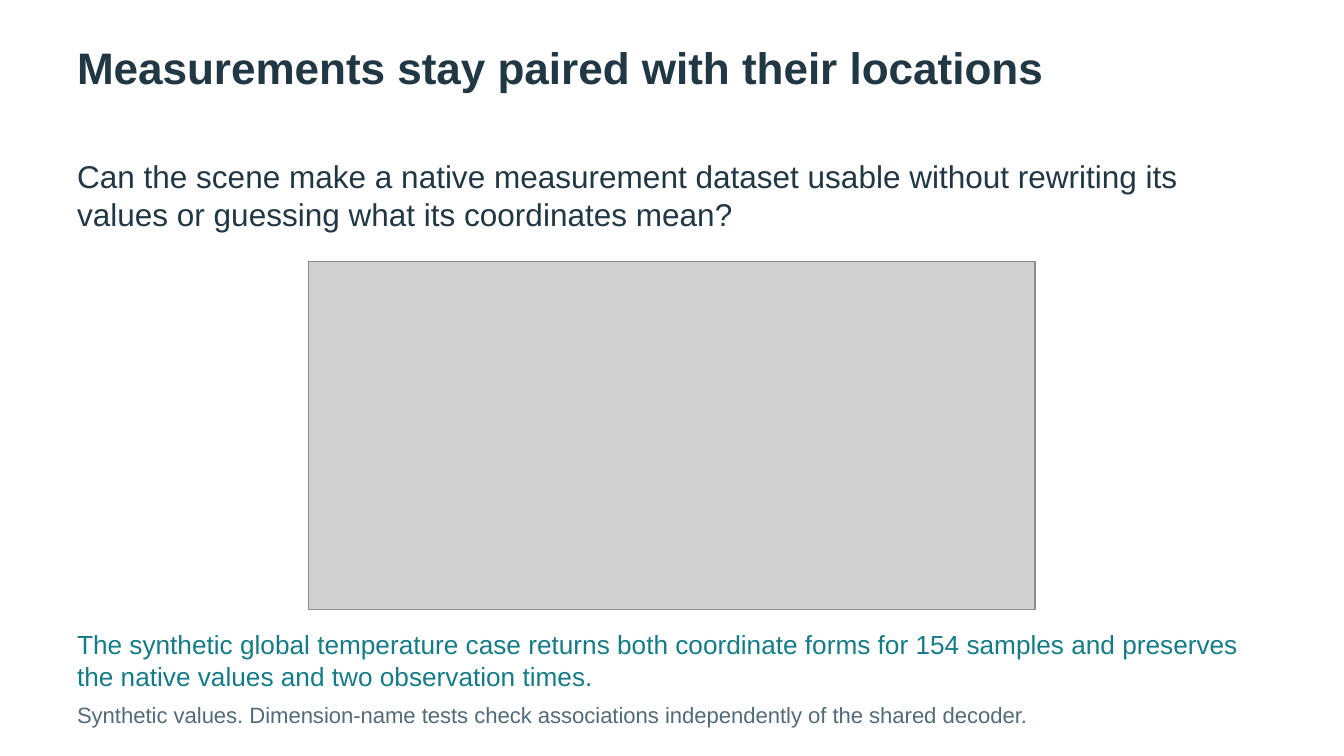
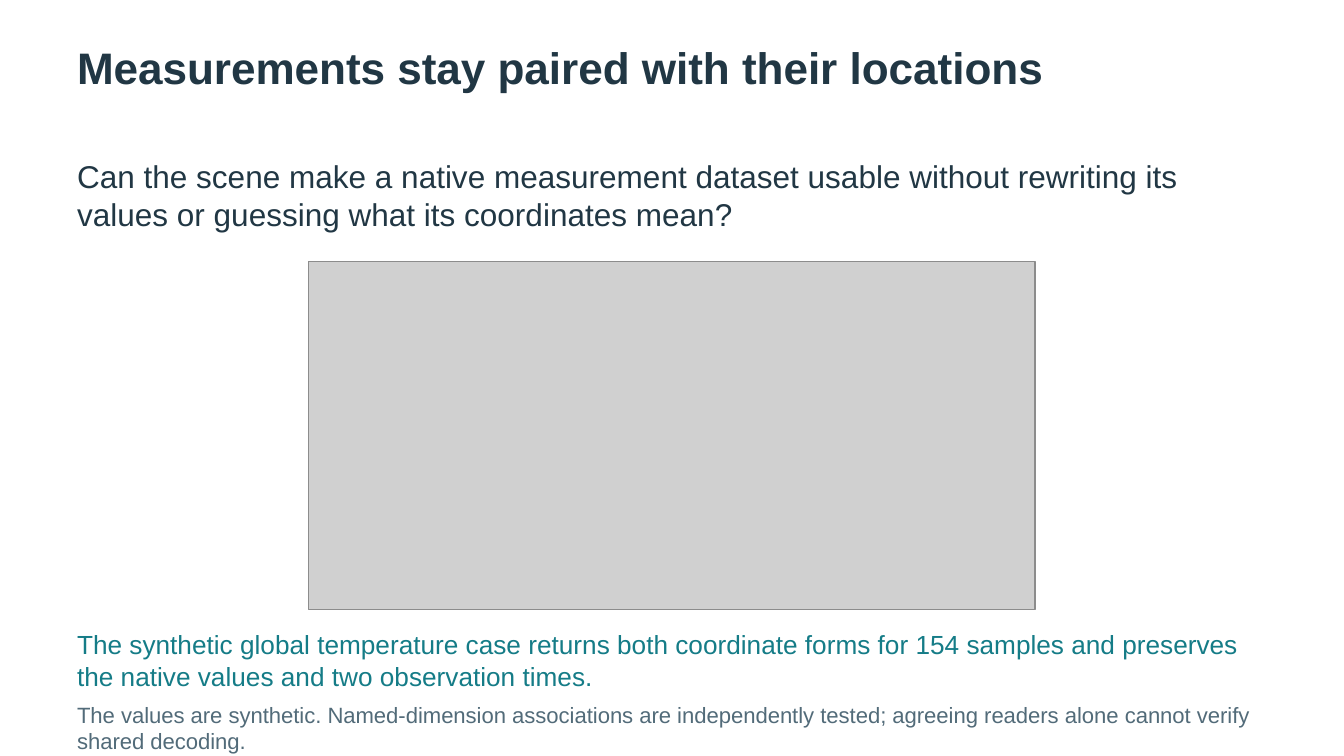
Before and after one commit to asluk/OpenUSD, a slide deck: slide 7 of extras/usd/examples/usdGeospatialBuild/delivery/geospatial-build.pptx. Drawn at 1344x756 pixels with LibreOffice and Linux fonts; fonts in the diff are those of the drawing; grey boxes stand for pictures. Boxes give left, top, right and bottom in pixels: in the first picture for what was removed or moved away, otherwise in the second. Text is boxed around its words. In the diff, an @@ line names an element or a change of style, - is before the commit and + after.

```diff
--- a/extras/usd/examples/usdGeospatialBuild/delivery/geospatial-build.pptx
+++ b/extras/usd/examples/usdGeospatialBuild/delivery/geospatial-build.pptx
@@ text in rectangle at (x1=77, y1=707, x2=1250, y2=754): text changed @@
-Synthetic values. Dimension-name tests check associations independently of the shared decoder.
+The values are synthetic. Named-dimension associations are independently tested; agreeing readers alone cannot verify shared decoding.
```
Also in this commit, not shown: 5 other slides changed, 40 other files.
